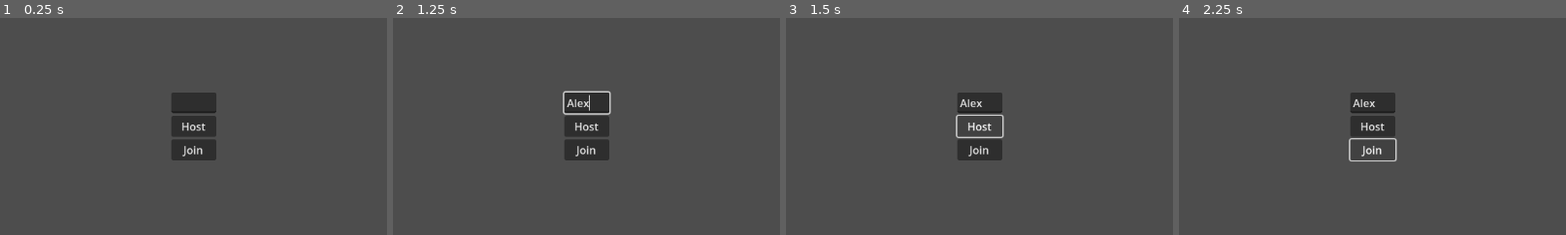
Above: before the commit, frames 1-4 (left to right).
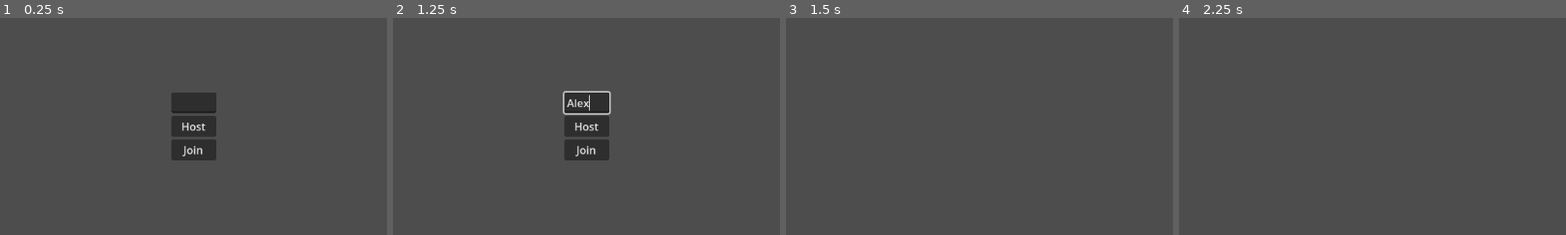
Above: after the commit, the same moments.

Repository: NJWissema/Water_And_Boat
Game: Godot game, scene res://Scenes/Menus/Connection_menu.tscn
Same seed, same stepped clock (60 frames per second), same inputs: the game is played once before the commit and once after it. This scene is started directly instead of the project's main scene.
Inputs (mouse positions are % of the whole screen's width and height, from its top left):
- Up to frame 1 (0.25 s): no input
- Up to frame 2 (1.25 s): click (50, 45) at 0.52 s; type "Alex" at 0.6 s
- Up to frame 3 (1.5 s): click "Host" at 1.25 s
- Up to frame 4 (2.25 s): click (50, 55) at 2 s, where only the run before the commit has a clickable "Join"
The pictures show only the part of the screen within x 25-75%, y 25-75%; the shares and areas given below are measured in that part.

Frames 1-2 are identical in both runs. In frame 3, 2.5% of the frame differs, in the area x 43-57%, y 34-66%; in frame 4, 2.4%.
Error before the commit: Attempt to call function 'instantiate' in base 'null instance' on a null instance. (res://Scripts/Menus/ConnectionMenu.gd:43)
Error after the commit: Invalid operands 'String' and 'int' in operator '+'. (res://Scripts/Multiplayer/MultiplayerGameManager.gd:36)

Commit message:
NETCODE broke
trying to fix

Diff:
--- a/Scenes/Levels/Lobby.tscn
+++ b/Scenes/Levels/Lobby.tscn
@@ -1,7 +1,6 @@
-[gd_scene load_steps=12 format=3 uid="uid://d3dfw41o3p7p3"]
+[gd_scene load_steps=11 format=3 uid="uid://d3dfw41o3p7p3"]
 
 [ext_resource type="Script" path="res://Scripts/LobbyManager.gd" id="1_qcm27"]
-[ext_resource type="PackedScene" uid="uid://cha8wav82ruuq" path="res://Scenes/SubScenes/Player.tscn" id="2_s3xwi"]
 [ext_resource type="Shader" uid="uid://qnhw7oxrxx1h" path="res://Shaders/VisualWaterTest.tres" id="3_13oc1"]
 
 [sub_resource type="ProceduralSkyMaterial" id="ProceduralSkyMaterial_k0fml"]
@@ -38,9 +37,9 @@
 [sub_resource type="BoxMesh" id="BoxMesh_gemvu"]
 size = Vector3(1, 2, 1)
 
-[node name="Lobby" type="Node3D"]
+[node name="Lobby" type="Node3D" node_paths=PackedStringArray("PlayerSpawns")]
 script = ExtResource("1_qcm27")
-playerScene = ExtResource("2_s3xwi")
+PlayerSpawns = NodePath("Spawns")
 
 [node name="WorldEnvironment" type="WorldEnvironment" parent="."]
 environment = SubResource("Environment_27eat")
--- a/Scenes/Multiplayer/MultiplayerGameManager.tscn
+++ b/Scenes/Multiplayer/MultiplayerGameManager.tscn
@@ -1,8 +1,6 @@
-[gd_scene load_steps=3 format=3 uid="uid://ik2bbh0jg4os"]
+[gd_scene load_steps=2 format=3 uid="uid://ik2bbh0jg4os"]
 
 [ext_resource type="Script" path="res://Scripts/Multiplayer/MultiplayerGameManager.gd" id="1_7v5gc"]
-[ext_resource type="PackedScene" uid="uid://d3dfw41o3p7p3" path="res://Scenes/Levels/Lobby.tscn" id="2_vmsni"]
 
 [node name="MultiplayerGameManager" type="Node"]
 script = ExtResource("1_7v5gc")
-levelScene = ExtResource("2_vmsni")
--- a/Scenes/SubScenes/Player.tscn
+++ b/Scenes/SubScenes/Player.tscn
@@ -9,7 +9,7 @@
 
 [sub_resource type="SceneReplicationConfig" id="SceneReplicationConfig_5ynce"]
 properties/0/path = NodePath(".:position")
-properties/0/spawn = true
+properties/0/spawn = false
 properties/0/replication_mode = 1
 properties/1/path = NodePath("3DGodotRobot:rotation")
 properties/1/spawn = true
--- a/Scripts/LobbyManager.gd
+++ b/Scripts/LobbyManager.gd
@@ -3,7 +3,7 @@
 ## IP address to host
 @export var PlayerSpawns : Node3D
 ## Player scene to be used.
-@export var playerScene : PackedScene
+@export var playerScene = "res://Scenes/SubScenes/Player.tscn"
 var playerSpawns = []
 
 # Called when the node enters the scene tree for the first time.
@@ -13,13 +13,13 @@
 		playerSpawns.append(spawn)
 
 
-func spawn_player(playerName, playerID) -> CharacterBody3D:
-	var currentPlayer = playerScene.instantiate()
+func spawn_player(playerName, playerID) -> NodePath:
+	var currentPlayer = load(playerScene).instantiate()
+
 	currentPlayer.name = str(playerID)
 	currentPlayer.playerName = playerName
 	currentPlayer.playerID = playerID
-	#if currentPlayer.name != str(multiplayer.get_unique_id()):
-		#currentPlayer.remove_child(currentPlayer.get_child(2))
+
 	add_child(currentPlayer)
 
 	#spawn at last used spawn location
@@ -27,8 +27,9 @@
 	currentPlayer.global_position = spawn.global_position
 	playerSpawns.append(spawn)
 
-	return currentPlayer
+	return currentPlayer.get_path()
 
 func delete_player(playerID):
-	remove_child(GameManager.Players[playerID].model)
+	get_node(GameManager.Players[playerID].NodePath).queue_free()
 	print(GameManager.Players[playerID].name + " Left")
+	GameManager.Players.erase(playerID)
--- a/Scripts/Menus/ConnectionMenu.gd
+++ b/Scripts/Menus/ConnectionMenu.gd
@@ -1,7 +1,7 @@
 extends Control
 
 
-@export var multiplayerManager : PackedScene
+@export var multiplayerManager = "res://Scenes/Multiplayer/MultiplayerGameManager.tscn"
 # Called when the node enters the scene tree for the first time.
 func _ready():
 	#multiplayer.peer_connected.connect(peer_connected)
@@ -38,18 +38,19 @@
 		#for i in GameManager.Players:
 			#send_player_information.rpc(GameManager.Players[i].name, i)
 
-func start_game(hosting: bool):
-	GameManager.Hosting = hosting
-	var level_scene = load("res://Scenes/Lobby.tscn").instantiate()
-	get_tree().root.add_child(level_scene)
+func start_game():
+	var MultiplayerManager = load(multiplayerManager).instantiate()
+	get_tree().root.add_child(MultiplayerManager)
 	self.hide()
 
 func _on_host_button_pressed():
-	start_game(true)
+	GameManager.Hosting = true
+	start_game()
 
 
 func _on_join_button_pressed():
-	start_game(false)
+	GameManager.Hosting = false
+	start_game()
 
 
 func _on_name_text_changed(new_text):
--- a/Scripts/Multiplayer/MultiplayerGameManager.gd
+++ b/Scripts/Multiplayer/MultiplayerGameManager.gd
@@ -8,8 +8,12 @@
 ## server capacity
 @export var lobbySize = 4
 ## Scene for level
-@export var lobbyScene : PackedScene
-@export var levelScene : PackedScene
+@export var lobbyScene = "res://Scenes/Levels/Lobby.tscn"
+@export var levelScene = "res://Scenes/Levels/Level.tscn"
+
+var currentScene
+
+var inLobby : bool = true
 
 # main peer
 var peer
@@ -17,6 +21,8 @@
 
 # Called when the node enters the scene tree for the first time.
 func _ready():
+	self.start_lobby()
+
 	multiplayer.peer_connected.connect(peer_connected)
 	multiplayer.peer_disconnected.connect(peer_disconnected)
 	multiplayer.connected_to_server.connect(connected_to_server)
@@ -43,6 +49,8 @@
 		multiplayer.set_multiplayer_peer(peer)
 
 
+
+
 #Called on server and clients when peer connects
 func peer_connected(id):
 	print("Player Connected " + str(id))
@@ -66,17 +74,17 @@
 			"name" : playerName,
 			"id": id,
 			"score": 0,
-			"model": levelScene.spawn_player(playerName, id)
+			"NodePath": currentScene.spawn_player(playerName, id)
 		}
-		#spawn_player(id)
 
 	if multiplayer.is_server():
 		for i in GameManager.Players:
 			send_player_information.rpc(GameManager.Players[i].name, i)
 
 func start_lobby():
-	lobbyScene.instantiate()
-	pass
+	currentScene = load(lobbyScene).instantiate()
+	self.add_child(currentScene)
+	inLobby = true
 
 func start_level():
-	pass
+	inLobby = false
--- a/Scripts/Player.gd
+++ b/Scripts/Player.gd
@@ -16,10 +16,10 @@
 @onready var synchronizer := $MultiplayerSynchronizer
 
 func _ready():
-	print(synchronizer.get_path())
-	if str(name).to_int() == 1:
-		synchronizer.set_multiplayer_authority(str(name).to_int())
-		primaryPlayer = synchronizer.get_multiplayer_authority() == multiplayer.get_unique_id()
+
+	synchronizer.set_multiplayer_authority(str(name).to_int())
+	primaryPlayer = synchronizer.get_multiplayer_authority() == multiplayer.get_unique_id()
+	#
 	camera.current = primaryPlayer
 	label.text = str(playerName)
 
